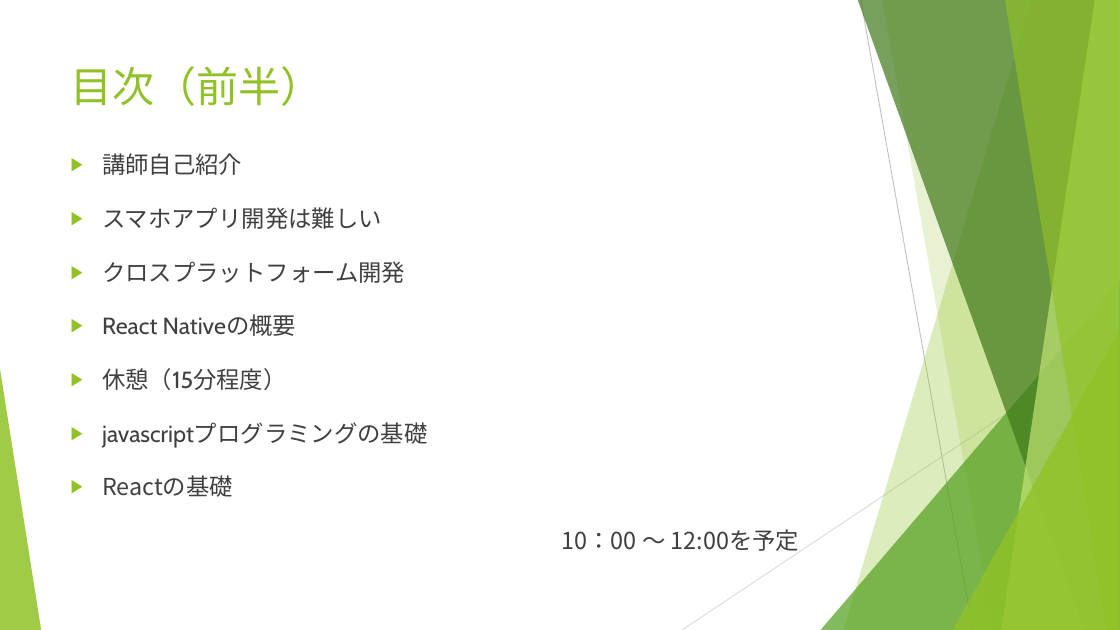
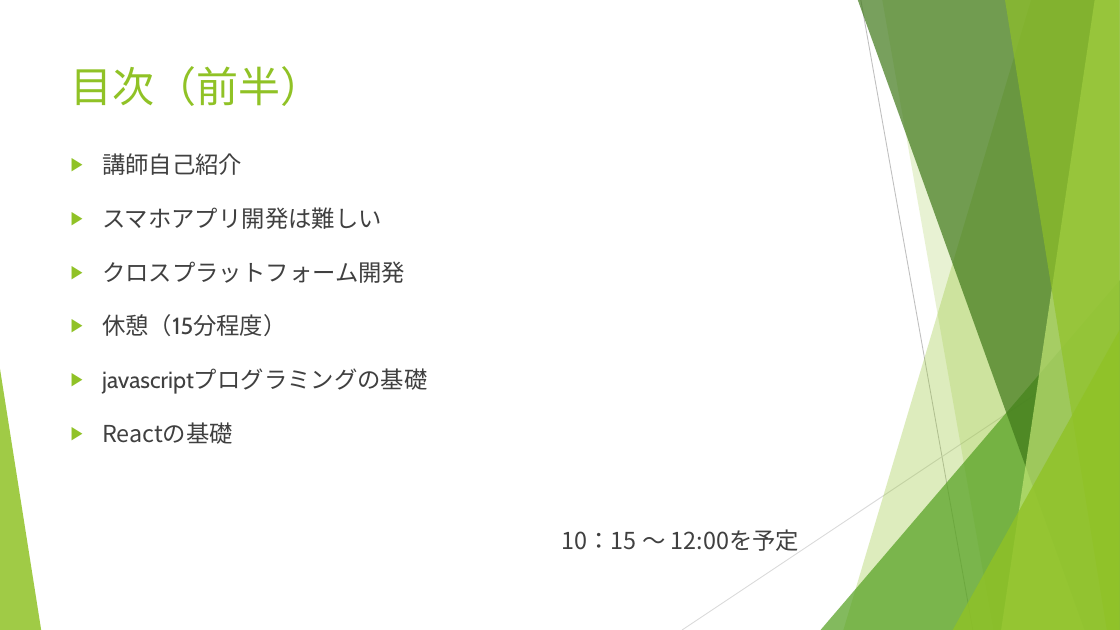
Before and after one commit to aselab/internship-201809, a slide deck: slide 2 of docs/ＡＳＥインターンシップ2018(モバイルアプリ).pptx. Drawn at 1120x630 pixels with LibreOffice and Linux fonts; fonts in the diff are those of the drawing. Boxes give left, top, right and bottom in pixels: in the first picture for what was removed or moved away, otherwise in the second. Text is boxed around its words. In the diff, an @@ line names an element or a change of style, - is before the commit and + after.

```diff
--- a/docs/ＡＳＥインターンシップ2018(モバイルアプリ).pptx
+++ b/docs/ＡＳＥインターンシップ2018(モバイルアプリ).pptx
@@ text at box(102, 314, 296, 336): paragraph removed @@
-▶ React Nativeの概要
@@ text at box(562, 529, 799, 551): text changed @@
-10：00 ～ 12:00を予定
+10：15 ～ 12:00を予定
```
Also in this commit, not shown: 1 other file.
